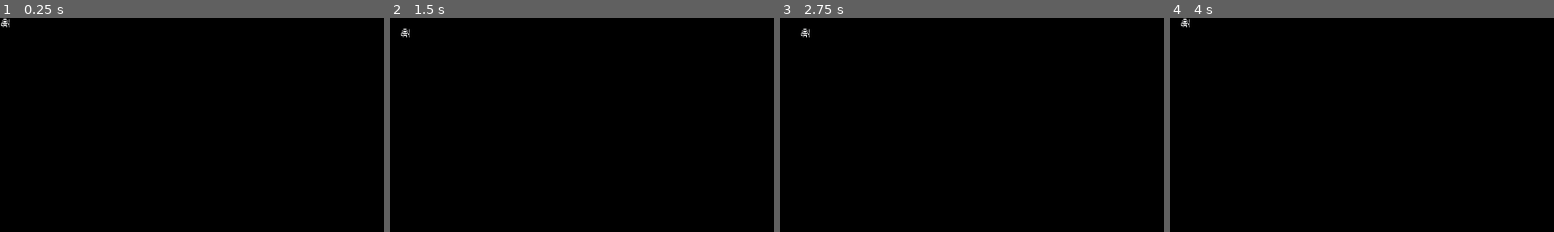
Above: before the commit, frames 1-4 (left to right).
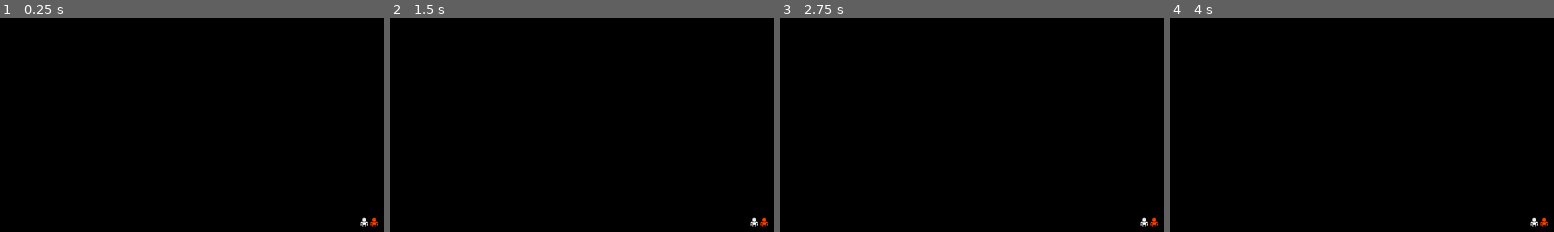
Above: after the commit, the same moments.

Repository: phentos/rl-tutorial-godot
Game: Godot game, scene res://src/Game/game.tscn
Two runs of this game, one before a commit and one after it. Both use one fixed random seed, a clock stepped at 60 frames per second and the inputs below.
Inputs:
- Up to frame 1 (0.25 s): no input
- Up to frame 2 (1.5 s): tap Enter at 0.5 s; hold Right (ui_right) 0.53-1.28 s; tap Space at 1.25 s; hold Down (ui_down) from 1.28 s (still down)
- Up to frame 3 (2.75 s): tap Enter at 2 s; release Down (ui_down) at 2.03 s; hold Right (ui_right) from 2.03 s (still down)
- Up to frame 4 (4 s): tap Space at 2.75 s; release Right (ui_right) at 2.78 s; hold Up (ui_up) 2.78-3.53 s; tap Enter at 3.5 s; hold Left (ui_left) from 3.53 s (still down)

The runs differ from the first frame. In frame 1, 0.2% of the frame differs, in the area x 0-99%, y 0-98%; in frame 2, 0.2%; in frame 3, 0.2%; in frame 4, 0.2%.

Commit message:
eod up to

Diff:
--- /dev/null
+++ b/assets/definitions/entities/actors/entity_definition_player.tres
@@ -0,0 +1,13 @@
+[gd_resource type="Resource" script_class="EntityDefinition" load_steps=4 format=3 uid="uid://drr1fyq0tmrwk"]
+
+[ext_resource type="Script" path="res://src/Entities/entity_definition.gd" id="1_sexem"]
+[ext_resource type="Texture2D" uid="uid://iq2p6vjaxpyk" path="res://assets/images/kenney_1-bit-pack/monochrome_packed.png" id="2_rqivt"]
+
+[sub_resource type="AtlasTexture" id="AtlasTexture_c8ko6"]
+atlas = ExtResource("2_rqivt")
+region = Rect2(400, 0, 16, 16)
+
+[resource]
+script = ExtResource("1_sexem")
+texture = SubResource("AtlasTexture_c8ko6")
+color = Color(1, 1, 1, 1)
--- /dev/null
+++ b/assets/definitions/tiles/tile_definition_floor.tres
@@ -0,0 +1,16 @@
+[gd_resource type="Resource" script_class="TileDefinition" load_steps=4 format=3 uid="uid://ddislegqpxxu3"]
+
+[ext_resource type="Script" path="res://src/Map/tile_definition.gd" id="1_20kst"]
+[ext_resource type="Texture2D" uid="uid://iq2p6vjaxpyk" path="res://assets/images/kenney_1-bit-pack/monochrome_packed.png" id="2_2fyf3"]
+
+[sub_resource type="AtlasTexture" id="AtlasTexture_bf5xd"]
+atlas = ExtResource("2_2fyf3")
+region = Rect2(80, 0, 16, 16)
+
+[resource]
+script = ExtResource("1_20kst")
+texture = SubResource("AtlasTexture_bf5xd")
+color_lit = Color(0.670588, 0.654902, 1, 1)
+color_dark = Color(0.454902, 0.317647, 0.541176, 1)
+is_walkable = true
+is_transparent = true
--- /dev/null
+++ b/assets/definitions/tiles/tile_definition_wall.tres
@@ -0,0 +1,16 @@
+[gd_resource type="Resource" script_class="TileDefinition" load_steps=4 format=3 uid="uid://bodlvu4t157do"]
+
+[ext_resource type="Script" path="res://src/Map/tile_definition.gd" id="1_020ma"]
+[ext_resource type="Texture2D" uid="uid://iq2p6vjaxpyk" path="res://assets/images/kenney_1-bit-pack/monochrome_packed.png" id="2_grwpt"]
+
+[sub_resource type="AtlasTexture" id="AtlasTexture_tj3ry"]
+atlas = ExtResource("2_grwpt")
+region = Rect2(256, 0, 16, 16)
+
+[resource]
+script = ExtResource("1_020ma")
+texture = SubResource("AtlasTexture_tj3ry")
+color_lit = Color(1, 1, 1, 1)
+color_dark = Color(0.470076, 0.470076, 0.470076, 1)
+is_walkable = false
+is_transparent = false
--- /dev/null
+++ b/src/Entities/entity.gd
@@ -0,0 +1,16 @@
+class_name Entity
+extends Sprite2D
+
+var grid_position: Vector2i:
+	set(value):
+		grid_position = value
+		position = Grid.grid_to_world(grid_position)
+
+func _init(start_position: Vector2i, entity_definition: EntityDefinition) -> void:
+	centered = false
+	grid_position = start_position
+	texture = entity_definition.texture
+	modulate = entity_definition.color
+
+func move(move_offset: Vector2i) -> void:
+	grid_position += move_offset
--- /dev/null
+++ b/src/Entities/entity_definition.gd
@@ -0,0 +1,6 @@
+class_name EntityDefinition
+extends Resource
+
+@export_category("visuals")
+@export var texture: AtlasTexture
+@export_color_no_alpha var color := Color.WHITE
--- a/src/Game/game.gd
+++ b/src/Game/game.gd
@@ -1,20 +1,31 @@
 extends Node2D
 
-var player_grid_pos := Vector2i.ZERO
+const player_definition: EntityDefinition = preload("res://assets/definitions/entities/actors/entity_definition_player.tres")
 
-@onready var player: Sprite2D = $Player
+@onready var player: Entity
 @onready var event_handler: EventHandler = $EventHandler
+@onready var entities: Node2D = $Entities
+
 
 # Called when the node enters the scene tree for the first time.
 func _ready():
-	pass # Replace with function body.
+	var player_start_pos: Vector2i = Grid.world_to_grid(get_viewport_rect().size.floor() / 2)
+	player = Entity.new(player_start_pos, player_definition)
+
+	var npc := Entity.new(player_start_pos + Vector2i.RIGHT, player_definition)
+	npc.modulate = Color.ORANGE_RED
+
+	for e in [player, npc]:
+		entities.add_child(e)
 
 # Called every frame. 'delta' is the elapsed time since the previous frame.
 func _process(_delta):
-	var action: Action = event_handler.get_action()
-
-	if action is MovementAction:
-		player_grid_pos += action.offset
-		player.position = Grid.grid_to_world(player_grid_pos)
-	elif action is EscapeAction:
-			get_tree().quit()
+	# TODO refactor for entdef
+	#var action: Action = event_handler.get_action()
+	#
+	#if action is MovementAction:
+		#player_grid_pos += action.offset
+		#player.position = Grid.grid_to_world(player_grid_pos)
+	#elif action is EscapeAction:
+			#get_tree().quit()
+	pass
--- a/src/Game/game.tscn
+++ b/src/Game/game.tscn
@@ -1,19 +1,12 @@
-[gd_scene load_steps=5 format=3 uid="uid://cpr66dnv7b8ad"]
+[gd_scene load_steps=3 format=3 uid="uid://cpr66dnv7b8ad"]
 
 [ext_resource type="Script" path="res://src/Game/game.gd" id="1_b5mwc"]
-[ext_resource type="Texture2D" uid="uid://iq2p6vjaxpyk" path="res://assets/images/kenney_1-bit-pack/monochrome_packed.png" id="2_d27ha"]
 [ext_resource type="Script" path="res://src/Game/event_handler.gd" id="3_u3bsj"]
-
-[sub_resource type="AtlasTexture" id="AtlasTexture_salqc"]
-atlas = ExtResource("2_d27ha")
-region = Rect2(400, 16, 16, 16)
 
 [node name="Game" type="Node2D"]
 script = ExtResource("1_b5mwc")
 
-[node name="Player" type="Sprite2D" parent="."]
-texture = SubResource("AtlasTexture_salqc")
-centered = false
-
 [node name="EventHandler" type="Node" parent="."]
 script = ExtResource("3_u3bsj")
+
+[node name="Entities" type="Node2D" parent="."]
--- /dev/null
+++ b/src/Map/tile.gd
@@ -0,0 +1,24 @@
+class_name Tile
+extends Sprite2D
+
+var _definition: TileDefinition
+
+
+func _init(grid_position: Vector2i, tile_definition: TileDefinition) -> void:
+	centered = false
+	position = Grid.grid_to_world(grid_position)
+	set_tile_type(tile_definition)
+
+
+func set_tile_type(tile_definition: TileDefinition) -> void:
+	_definition = tile_definition
+	texture = _definition.texture
+	modulate = _definition.color_dark
+
+
+func is_walkable() -> bool:
+	return _definition.is_walkable
+
+
+func is_transparent() -> bool:
+	return _definition.is_transparent
--- /dev/null
+++ b/src/Map/tile_definition.gd
@@ -0,0 +1,11 @@
+class_name TileDefinition
+extends Resource
+
+@export_category("Visuals")
+@export var texture: AtlasTexture
+@export_color_no_alpha var color_lit: Color = Color.WHITE
+@export_color_no_alpha var color_dark: Color = Color.WHITE
+
+@export_category("Mechanics")
+@export var is_walkable: bool = true
+@export var is_transparent: bool = true
